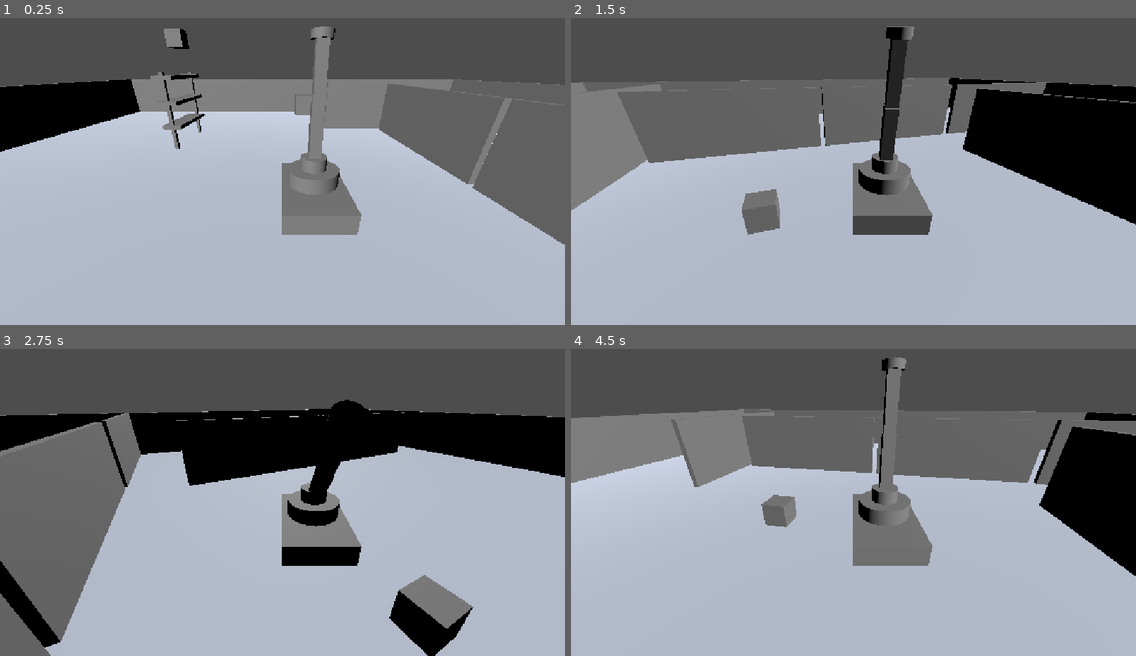
Above: before the commit, frames 1-4 (two rows, left to right).
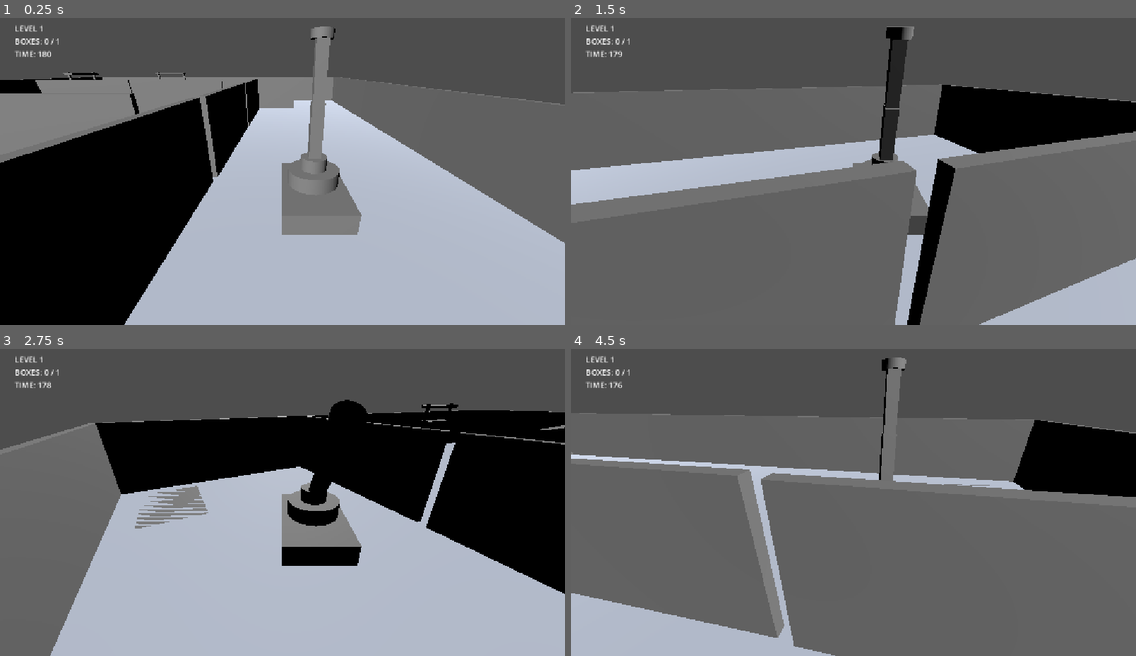
Above: after the commit, the same moments.

Repository: shahrear-ab/magnetic-freedom
Game: Godot game, scene res://scenes/Main.tscn
Same seed, same stepped clock (60 frames per second), same inputs: the game is played once before the commit and once after it. The project has no main scene, so this scene is started directly.
Inputs:
- Up to frame 1 (0.25 s): no input
- Up to frame 2 (1.5 s): hold D (turn_right) 0.53-1.28 s; tap Space (magnet) at 0.6, 1.35 s; hold Down (arm_down) from 1.28 s (still down)
- Up to frame 3 (2.75 s): release Down (arm_down) at 2.03 s; hold D (turn_right) from 2.03 s (still down); tap Space (magnet) at 2.1 s
- Up to frame 4 (4.5 s): release D (turn_right) at 2.78 s; hold Up (arm_up) 2.78-3.53 s; tap Space (magnet) at 2.85, 3.6, 4.35 s; hold A (turn_left) from 3.53 s (still down)

The runs differ from the first frame. In frame 1, 30% of the frame differs, in the area x 0-100%, y 2-100%; in frame 2, 51%; in frame 3, 20%; in frame 4, 56%.

Commit message:
Add multi-level delivery system

Diff:
--- a/scenes/Main.tscn
+++ b/scenes/Main.tscn
@@ -4,6 +4,8 @@
 [ext_resource type="Script" uid="uid://b772k5isyb3db" path="res://scripts/target_zone.gd" id="2_rvslj"]
 [ext_resource type="PackedScene" uid="uid://3fwlam1tv6kw" path="res://scenes/Shelf.tscn" id="3_0bbpv"]
 [ext_resource type="PackedScene" uid="uid://su84xv5wcvri" path="res://scenes/Wall.tscn" id="4_rarhs"]
+[ext_resource type="Script" uid="uid://dntj85681g2ql" path="res://scripts/level_manager.gd" id="5_vcsgt"]
+[ext_resource type="Script" uid="uid://c7bdvllxyv7gi" path="res://scripts/hud.gd" id="6_c01mt"]
 
 [sub_resource type="BoxShape3D" id="BoxShape3D_egj8t"]
 size = Vector3(40, 0.2, 40)
@@ -15,15 +17,15 @@
 [sub_resource type="BoxMesh" id="BoxMesh_anhtn"]
 size = Vector3(40, 0.2, 40)
 
+[sub_resource type="BoxShape3D" id="BoxShape3D_anhtn"]
+size = Vector3(3, 0.5, 4)
+
+[sub_resource type="BoxMesh" id="BoxMesh_ucl8h"]
+size = Vector3(3, 0.1, 4)
+
 [sub_resource type="BoxMesh" id="BoxMesh_egj8t"]
 
 [sub_resource type="BoxShape3D" id="BoxShape3D_ucl8h"]
-
-[sub_resource type="BoxShape3D" id="BoxShape3D_anhtn"]
-size = Vector3(2, 0.5, 2)
-
-[sub_resource type="BoxMesh" id="BoxMesh_ucl8h"]
-size = Vector3(2, 0.1, 2)
 
 [node name="Main" type="Node3D" unique_id=844569944]
 
@@ -40,24 +42,16 @@
 transform = Transform3D(0.8660254, 0.28678823, -0.40957603, 0, 0.81915206, 0.57357645, 0.5, -0.49673176, 0.7094065, 0, 19.356438, 4.2273293)
 
 [node name="PlayerVehicle" parent="." unique_id=1090934575 instance=ExtResource("1_elqb8")]
-transform = Transform3D(1, 0, 0, 0, 1, 0, 0, 0, 1, 0, 0.5, 0.617)
+transform = Transform3D(1, 0, 0, 0, 1, 0, 0, 0, 1, 12.265467, 0.5, 11.658884)
 
 [node name="Camera" type="Camera3D" parent="PlayerVehicle" unique_id=636648059]
 transform = Transform3D(1, 0, 0, 0, 0.9063078, 0.4226183, 0, -0.4226183, 0.9063078, -1.2077818, 4.5, 7.1989646)
 
-[node name="PickupObject" type="RigidBody3D" parent="." unique_id=637285970 groups=["pickupable"]]
-transform = Transform3D(1, 0, 0, 0, 1, 0, 0, 0, 1, 0, 3.571682, -3.9283562)
-
-[node name="MeshInstance3D" type="MeshInstance3D" parent="PickupObject" unique_id=1975710380]
-mesh = SubResource("BoxMesh_egj8t")
-
-[node name="CollisionShape3D" type="CollisionShape3D" parent="PickupObject" unique_id=470904614]
-shape = SubResource("BoxShape3D_ucl8h")
-
-[node name="DeliveryZone" type="Area3D" parent="." unique_id=88359160]
-transform = Transform3D(1, 0, 0, 0, 1, 0, 0, 0, 1, 15.227537, 0, 7.169279)
+[node name="DeliveryZone" type="Area3D" parent="." unique_id=88359160 groups=["delivery_zone"]]
+transform = Transform3D(1, 0, 0, 0, 1, 0, 0, 0, 1, 17.594065, 0, 17.965302)
 
 [node name="Area3D" type="Area3D" parent="DeliveryZone" unique_id=223257205]
+transform = Transform3D(1, 0, 0, 0, 1, 0, 0, 0, 1, -0.30876732, 0, -0.7524376)
 script = ExtResource("2_rvslj")
 
 [node name="CollisionShape3D" type="CollisionShape3D" parent="DeliveryZone/Area3D" unique_id=464905400]
@@ -67,18 +61,6 @@
 transform = Transform3D(1, 0, 0, 0, 1, 0, 0, 0, 1, 0, 0.05, 0)
 mesh = SubResource("BoxMesh_ucl8h")
 
-[node name="PickupObject2" type="RigidBody3D" parent="." unique_id=819926754 groups=["pickupable"]]
-transform = Transform3D(1, 0, 0, 0, 1, 0, 0, 0, 1, -8.062338, 7.143364, -7.8567123)
-
-[node name="MeshInstance3D" type="MeshInstance3D" parent="PickupObject2" unique_id=926498675]
-mesh = SubResource("BoxMesh_egj8t")
-
-[node name="CollisionShape3D" type="CollisionShape3D" parent="PickupObject2" unique_id=1449922010]
-shape = SubResource("BoxShape3D_ucl8h")
-
-[node name="Shelf" parent="." unique_id=382349755 instance=ExtResource("3_0bbpv")]
-transform = Transform3D(-6.556708e-08, 0, -1.5, 0, 1.5, 0, 1.5, 0, -6.556708e-08, -8.414793, 0.10000038, -7.7727156)
-
 [node name="inside_walls" type="Node3D" parent="." unique_id=1188819669]
 
 [node name="Wall5" parent="inside_walls" unique_id=1316468501 instance=ExtResource("4_rarhs")]
@@ -99,6 +81,12 @@
 [node name="Wall6" parent="inside_walls" unique_id=91738974 instance=ExtResource("4_rarhs")]
 transform = Transform3D(-4.3711385e-08, 0, -0.99999994, 0, 1, 0, 0.99999994, 0, -4.3711385e-08, -11.273911, 2, 8.617884)
 
+[node name="Wall7" parent="inside_walls" unique_id=383084364 instance=ExtResource("4_rarhs")]
+transform = Transform3D(-4.371139e-08, 0, 1, 0, 1, 0, -1, 0, -4.371139e-08, -10.671, 2, -5.573)
+
+[node name="Wall8" parent="inside_walls" unique_id=594582324 instance=ExtResource("4_rarhs")]
+transform = Transform3D(-4.3711385e-08, 0, 0.9999999, 0, 1, 0, -0.9999999, 0, -4.3711385e-08, -0.57524824, 2, -5.556715)
+
 [node name="side_walls" type="Node3D" parent="." unique_id=501591023]
 
 [node name="side_wall_1" type="Node3D" parent="side_walls" unique_id=1647790045]
@@ -160,4 +148,94 @@
 [node name="Wall5" parent="side_walls/side_wall_4" unique_id=464467104 instance=ExtResource("4_rarhs")]
 transform = Transform3D(1, 0, 0, 0, 1, 0, 0, 0, 1, -20, 2, -14.963183)
 
+[node name="LevelManager" type="Node" parent="." unique_id=852423944 groups=["level_manager"]]
+script = ExtResource("5_vcsgt")
+
+[node name="HUD" type="CanvasLayer" parent="." unique_id=1796250169]
+script = ExtResource("6_c01mt")
+
+[node name="LevelLabel" type="Label" parent="HUD" unique_id=1007351388]
+offset_left = 30.0
+offset_top = 30.0
+offset_right = 123.0
+offset_bottom = 53.0
+text = "LEVEL 1
+BOXES: 0 / 1
+TIME: 180"
+
+[node name="MissionMessage" type="Label" parent="HUD" unique_id=1131388827]
+anchors_preset = 8
+anchor_left = 0.5
+anchor_top = 0.5
+anchor_right = 0.5
+anchor_bottom = 0.5
+offset_left = -20.0
+offset_top = -11.5
+offset_right = 20.0
+offset_bottom = 11.5
+grow_horizontal = 2
+grow_vertical = 2
+theme_override_font_sizes/font_size = 32
+
+[node name="pickup_boxes" type="Node" parent="." unique_id=127735330]
+
+[node name="PickupObject2" type="RigidBody3D" parent="pickup_boxes" unique_id=803597112 groups=["pickup_boxes", "pickupable"]]
+transform = Transform3D(1, 0, 0, 0, 1, 0, 0, 0, 1, -8.062338, 1.0525274, 2.820898)
+
+[node name="MeshInstance3D" type="MeshInstance3D" parent="pickup_boxes/PickupObject2" unique_id=1445389652]
+mesh = SubResource("BoxMesh_egj8t")
+
+[node name="CollisionShape3D" type="CollisionShape3D" parent="pickup_boxes/PickupObject2" unique_id=1446025509]
+shape = SubResource("BoxShape3D_ucl8h")
+
+[node name="PickupObject3" type="RigidBody3D" parent="pickup_boxes" unique_id=1435746404 groups=["pickup_boxes", "pickupable"]]
+transform = Transform3D(1, 0, 0, 0, 1, 0, 0, 0, 1, -12.067159, 0.94118977, 14.51631)
+
+[node name="MeshInstance3D" type="MeshInstance3D" parent="pickup_boxes/PickupObject3" unique_id=1055726937]
+mesh = SubResource("BoxMesh_egj8t")
+
+[node name="CollisionShape3D" type="CollisionShape3D" parent="pickup_boxes/PickupObject3" unique_id=615648522]
+shape = SubResource("BoxShape3D_ucl8h")
+
+[node name="PickupObject4" type="RigidBody3D" parent="pickup_boxes" unique_id=1690231262 groups=["pickup_boxes", "pickupable"]]
+transform = Transform3D(1, 0, 0, 0, 1, 0, 0, 0, 1, -17.263517, 1.8823795, 9.072929)
+
+[node name="MeshInstance3D" type="MeshInstance3D" parent="pickup_boxes/PickupObject4" unique_id=1362214597]
+mesh = SubResource("BoxMesh_egj8t")
+
+[node name="CollisionShape3D" type="CollisionShape3D" parent="pickup_boxes/PickupObject4" unique_id=618450848]
+shape = SubResource("BoxShape3D_ucl8h")
+
+[node name="PickupObject5" type="RigidBody3D" parent="pickup_boxes" unique_id=551041805 groups=["pickup_boxes", "pickupable"]]
+transform = Transform3D(1, 0, 0, 0, 1, 0, 0, 0, 1, 0.6712265, 3.764759, 16.002493)
+
+[node name="MeshInstance3D" type="MeshInstance3D" parent="pickup_boxes/PickupObject5" unique_id=767645001]
+mesh = SubResource("BoxMesh_egj8t")
+
+[node name="CollisionShape3D" type="CollisionShape3D" parent="pickup_boxes/PickupObject5" unique_id=2142331996]
+shape = SubResource("BoxShape3D_ucl8h")
+
+[node name="PickupObject" type="RigidBody3D" parent="pickup_boxes" unique_id=637285970 groups=["pickup_boxes", "pickupable"]]
+transform = Transform3D(1, 0, 0, 0, 1, 0, 0, 0, 1, 0, 3.571682, -3.9283562)
+
+[node name="MeshInstance3D" type="MeshInstance3D" parent="pickup_boxes/PickupObject" unique_id=1975710380]
+mesh = SubResource("BoxMesh_egj8t")
+
+[node name="CollisionShape3D" type="CollisionShape3D" parent="pickup_boxes/PickupObject" unique_id=470904614]
+shape = SubResource("BoxShape3D_ucl8h")
+
+[node name="Node" type="Node" parent="." unique_id=330808473]
+
+[node name="Shelf2" parent="Node" unique_id=382349755 instance=ExtResource("3_0bbpv")]
+transform = Transform3D(-1.5, 0, 2.2649371e-07, 0, 1.5, 0, -2.2649371e-07, 0, -1.5, -7.496, 0, -18.973)
+
+[node name="Shelf" parent="Node" unique_id=911806481 instance=ExtResource("3_0bbpv")]
+transform = Transform3D(-6.556708e-08, 0, -1.5, 0, 1.5, 0, 1.5, 0, -6.556708e-08, -19.155, 0, -15.361096)
+
+[node name="Shelf3" parent="Node" unique_id=233212842 instance=ExtResource("3_0bbpv")]
+transform = Transform3D(1.5, 0, 0, 0, 1.5, 0, 0, 0, 1.5, -9.082, 0, 19.243002)
+
+[node name="Shelf3" parent="Node/Shelf3" unique_id=973722189 instance=ExtResource("3_0bbpv")]
+transform = Transform3D(1, 0, 0, 0, 1, 0, 0, 0, 1, 0.05079317, 0, -7.6218762)
+
 [connection signal="body_entered" from="DeliveryZone/Area3D" to="DeliveryZone/Area3D" method="_on_body_entered"]
--- /dev/null
+++ b/scripts/hud.gd
@@ -0,0 +1,30 @@
+extends CanvasLayer
+
+@onready var level_manager = $"../LevelManager"
+@onready var level_label = $LevelLabel
+@onready var mission_message = $MissionMessage
+
+
+func _process(_delta):
+
+	if level_manager == null:
+		return
+
+	# Normal HUD
+	level_label.text = "LEVEL %d\nBOXES: %d / %d\nTIME: %d" % [
+		level_manager.level_number,
+		level_manager.delivered_boxes,
+		level_manager.required_boxes,
+		ceil(level_manager.time_left)
+	]
+
+	# Mission status
+	if level_manager.mission_finished:
+
+		if level_manager.delivered_boxes >= level_manager.required_boxes:
+			mission_message.text = "MISSION COMPLETE!"
+		else:
+			mission_message.text = "MISSION FAILED!"
+
+	else:
+		mission_message.text = ""
--- /dev/null
+++ b/scripts/level_manager.gd
@@ -0,0 +1,276 @@
+extends Node
+
+
+# ==================================================
+# LEVEL SETTINGS
+# ==================================================
+
+@export var level_number: int = 1
+@export var level_time: float = 180.0
+@export var required_boxes: int = 1
+
+@export var total_levels: int = 5
+
+
+# ==================================================
+# BOX STARTING POSITIONS
+# ==================================================
+
+var box_start_positions: Dictionary = {}
+var box_start_rotations: Dictionary = {}
+
+
+# ==================================================
+# CURRENT STATE
+# ==================================================
+
+var time_left: float = 0.0
+var delivered_boxes: int = 0
+
+var level_active: bool = false
+var mission_finished: bool = false
+
+
+# ==================================================
+# READY
+# ==================================================
+
+func _ready():
+
+	print("==============================")
+	print("LEVEL MANAGER READY")
+	print("LEVEL: ", level_number)
+	print("TIME: ", level_time)
+	print("BOXES REQUIRED: ", required_boxes)
+	print("==============================")
+
+	# Save original box positions
+	for box in get_tree().get_nodes_in_group("pickup_boxes"):
+
+		box_start_positions[box] = box.global_position
+		box_start_rotations[box] = box.global_rotation
+
+	start_level()
+
+
+# ==================================================
+# START LEVEL
+# ==================================================
+
+func start_level():
+
+	time_left = level_time
+	delivered_boxes = 0
+	level_active = true
+	mission_finished = false
+
+
+	# ==================================================
+	# RESET DELIVERY ZONE
+	# ==================================================
+
+	var delivery_zone = get_node_or_null("../DeliveryZone/Area3D")
+
+	if delivery_zone != null:
+
+		delivery_zone.reset_delivery_zone()
+
+	else:
+
+		print("WARNING: DeliveryZone Area3D not found!")
+
+
+	# ==================================================
+	# RESET ALL PICKUP BOXES
+	# ==================================================
+
+	var boxes = get_tree().get_nodes_in_group("pickup_boxes")
+
+	for i in range(boxes.size()):
+
+		var box = boxes[i]
+
+		# Reset position
+		if box_start_positions.has(box):
+
+			box.global_position = box_start_positions[box]
+
+
+		# Reset rotation
+		if box_start_rotations.has(box):
+
+			box.global_rotation = box_start_rotations[box]
+
+
+		# Show only the required number of boxes
+		if i < required_boxes:
+
+			box.show()
+
+		else:
+
+			box.hide()
+
+
+	# ==================================================
+	# PRINT LEVEL INFORMATION
+	# ==================================================
+
+	print("==============================")
+	print("LEVEL ", level_number, " STARTED")
+	print("TIME: ", time_left)
+	print("BOXES: 0 / ", required_boxes)
+	print("==============================")
+
+
+# ==================================================
+# TIMER
+# ==================================================
+
+func _process(delta):
+
+	if not level_active:
+		return
+
+	if mission_finished:
+		return
+
+
+	# Decrease timer
+	time_left -= delta
+
+
+	# Prevent negative timer
+	if time_left < 0.0:
+
+		time_left = 0.0
+
+
+	# Time finished
+	if time_left <= 0.0:
+
+		fail_level("TIME UP")
+
+
+# ==================================================
+# BOX DELIVERED
+# ==================================================
+
+func box_delivered():
+
+	if not level_active:
+		return
+
+	if mission_finished:
+		return
+
+
+	delivered_boxes += 1
+
+
+	print("==============================")
+	print("BOX DELIVERED!")
+	print("BOXES: ", delivered_boxes, " / ", required_boxes)
+	print("TIME LEFT: ", time_left)
+	print("==============================")
+
+
+	# Check if objective completed
+	if delivered_boxes >= required_boxes:
+
+		complete_level()
+
+
+# ==================================================
+# LEVEL COMPLETE
+# ==================================================
+
+func complete_level():
+
+	if mission_finished:
+		return
+
+
+	mission_finished = true
+	level_active = false
+
+
+	print("")
+	print("==============================")
+	print("MISSION COMPLETE!")
+	print("LEVEL ", level_number, " COMPLETE")
+	print("BOXES DELIVERED: ", delivered_boxes)
+	print("TIME REMAINING: ", time_left)
+	print("==============================")
+	print("")
+
+
+	# If this wasn't the final level
+	if level_number < total_levels:
+
+		get_tree().create_timer(3.0).timeout.connect(start_next_level)
+
+
+# ==================================================
+# START NEXT LEVEL
+# ==================================================
+
+func start_next_level():
+
+	level_number += 1
+
+
+	# ==================================================
+	# LEVEL SETTINGS
+	# ==================================================
+
+	match level_number:
+
+		2:
+
+			level_time = 150.0
+			required_boxes = 2
+
+
+		3:
+
+			level_time = 140.0
+			required_boxes = 2
+
+
+		4:
+
+			level_time = 120.0
+			required_boxes = 3
+
+
+		5:
+
+			level_time = 100.0
+			required_boxes = 3
+
+
+	# Start the new level
+	start_level()
+
+
+# ==================================================
+# LEVEL FAILED
+# ==================================================
+
+func fail_level(reason: String):
+
+	if mission_finished:
+		return
+
+
+	mission_finished = true
+	level_active = false
+
+
+	print("")
+	print("==============================")
+	print("MISSION FAILED!")
+	print("REASON: ", reason)
+	print("==============================")
+	print("")
--- a/scripts/target_zone.gd
+++ b/scripts/target_zone.gd
@@ -1,35 +1,89 @@
 extends Area3D
+
+
+# ==================================================
+# DELIVERY SETTINGS
+# ==================================================
 
 var delivered_count: int = 0
 
+# Keep track of objects already delivered
+var delivered_objects: Array[Node3D] = []
+
+
+# ==================================================
+# READY
+# ==================================================
+
+func _ready():
+
+	print("DELIVERY ZONE READY")
+
+	if not body_entered.is_connected(_on_body_entered):
+		body_entered.connect(_on_body_entered)
+
+
+# ==================================================
+# RESET DELIVERY ZONE
+# ==================================================
+
+func reset_delivery_zone():
+
+	# Reset delivery counter
+	delivered_count = 0
+
+	# Forget all previously delivered boxes
+	delivered_objects.clear()
+
+	print("DELIVERY ZONE RESET")
+
+
+# ==================================================
+# OBJECT ENTERS DELIVERY ZONE
+# ==================================================
 
 func _on_body_entered(body: Node3D) -> void:
 
-	print("OBJECT ENTERED TARGET: ", body.name)
+	# Only accept pickupable objects
+	if not body.is_in_group("pickupable"):
+		return
 
-	# Only accept pickup objects
-	if body.name.begins_with("PickupObject"):
+	# Don't count the same box twice
+	if body in delivered_objects:
+		return
 
-		delivered_count += 1
+	print("OBJECT ENTERED DELIVERY ZONE: ", body.name)
 
-		print("================================")
-		print("OBJECT DELIVERED!")
-		print("TOTAL DELIVERED: ", delivered_count)
-		print("================================")
+	# Remember this object
+	delivered_objects.append(body)
 
-		# If the object is currently being held
-		# remove it from the magnet
-		if body.get_parent().name == "Magnet":
+	# Increase delivery count
+	delivered_count += 1
 
-			body.reparent(get_tree().current_scene, true)
+	print("DELIVERED COUNT: ", delivered_count)
 
-			if body is RigidBody3D:
-				body.freeze = false
 
-		# Put the object inside the delivery zone
-		body.global_position = global_position + Vector3(0, 0.5, 0)
+	# ==================================================
+	# TELL LEVEL MANAGER
+	# ==================================================
 
-		# Stop the object moving
-		if body is RigidBody3D:
-			body.linear_velocity = Vector3.ZERO
-			body.angular_velocity = Vector3.ZERO
+	var level_manager = get_tree().get_first_node_in_group("level_manager")
+
+	if level_manager != null:
+
+		level_manager.box_delivered()
+
+	else:
+
+		print("WARNING: LevelManager not found!")
+
+
+	# ==================================================
+	# STOP BOX PHYSICS
+	# ==================================================
+
+	if body is RigidBody3D:
+
+		body.freeze = true
+		body.linear_velocity = Vector3.ZERO
+		body.angular_velocity = Vector3.ZERO
Not shown, added: scripts/hud.gd.uid
Not shown, added: scripts/level_manager.gd.uid
